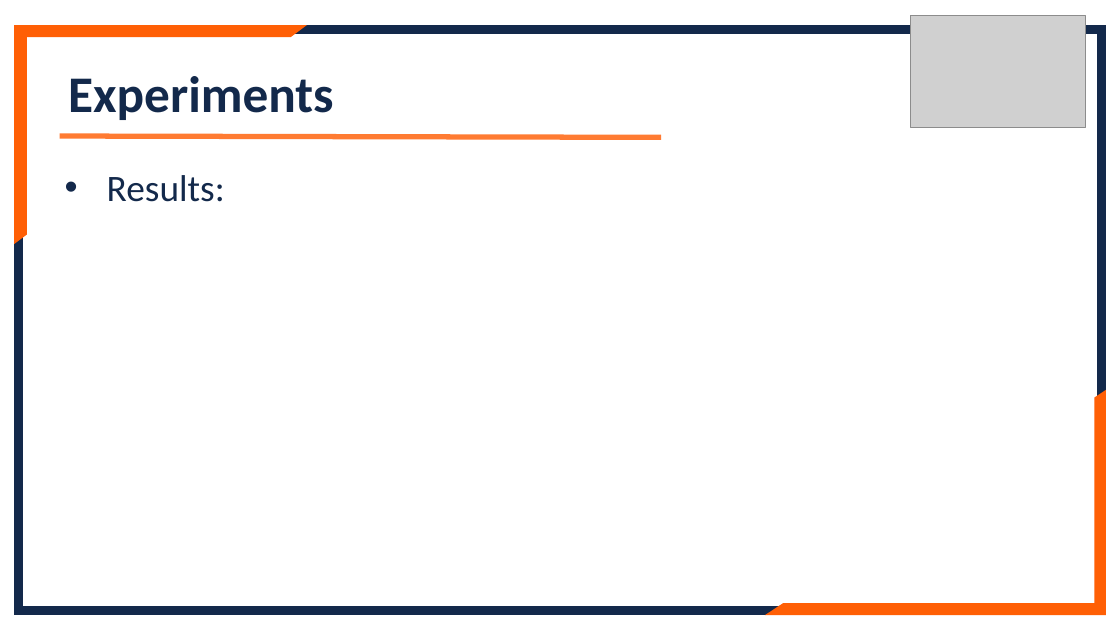
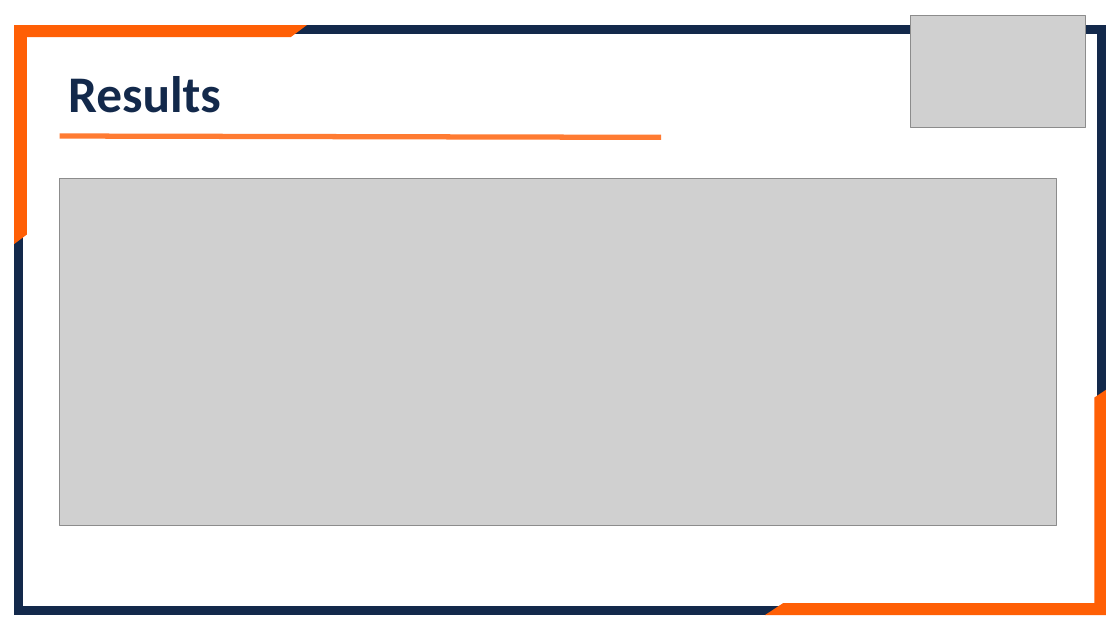
Before and after one commit to lennylin1998/ecs-llm, a slide deck: slide 15 of src/Files/Final_ppt.pptx (slide 13 before the commit). Drawn at 1120x630 pixels with LibreOffice and Linux fonts; fonts in the diff are those of the drawing; grey boxes stand for pictures. Boxes give left, top, right and bottom in pixels: in the first picture for what was removed or moved away, otherwise in the second. Text is boxed around its words. In the diff, an @@ line names an element or a change of style, - is before the commit and + after.

```diff
--- a/src/Files/Final_ppt.pptx
+++ b/src/Files/Final_ppt.pptx
@@ text at [68, 76, 221, 113]: text changed @@
-Experiments
+Results
@@ picture added at [60, 178, 1057, 525] @@
@@ text removed at [107, 175, 225, 202] @@
-• Results:
```
Also in this commit, not shown: 4 other slides changed, 6 slides added, 2 slides removed, 5 other files.
